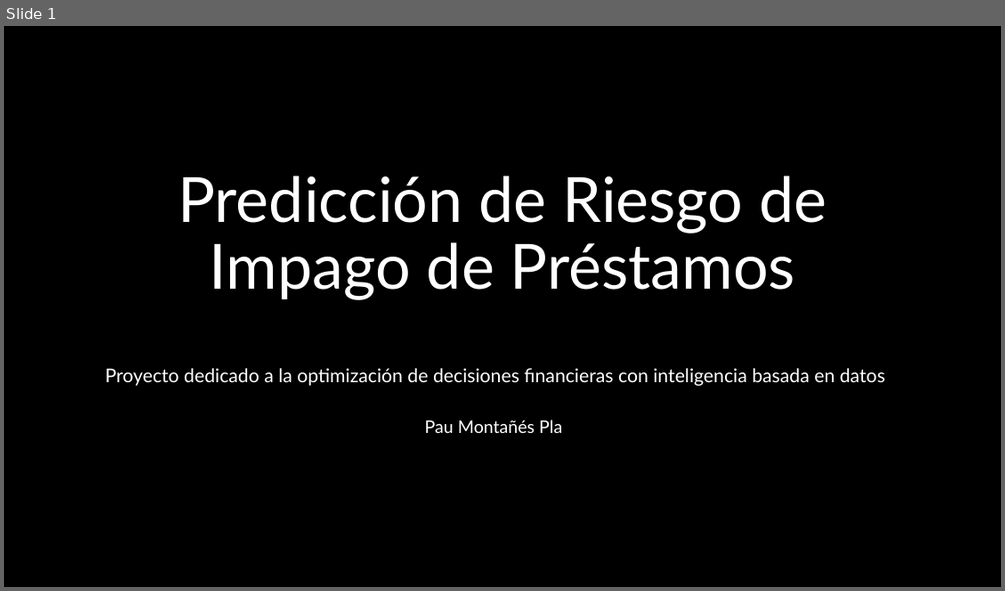
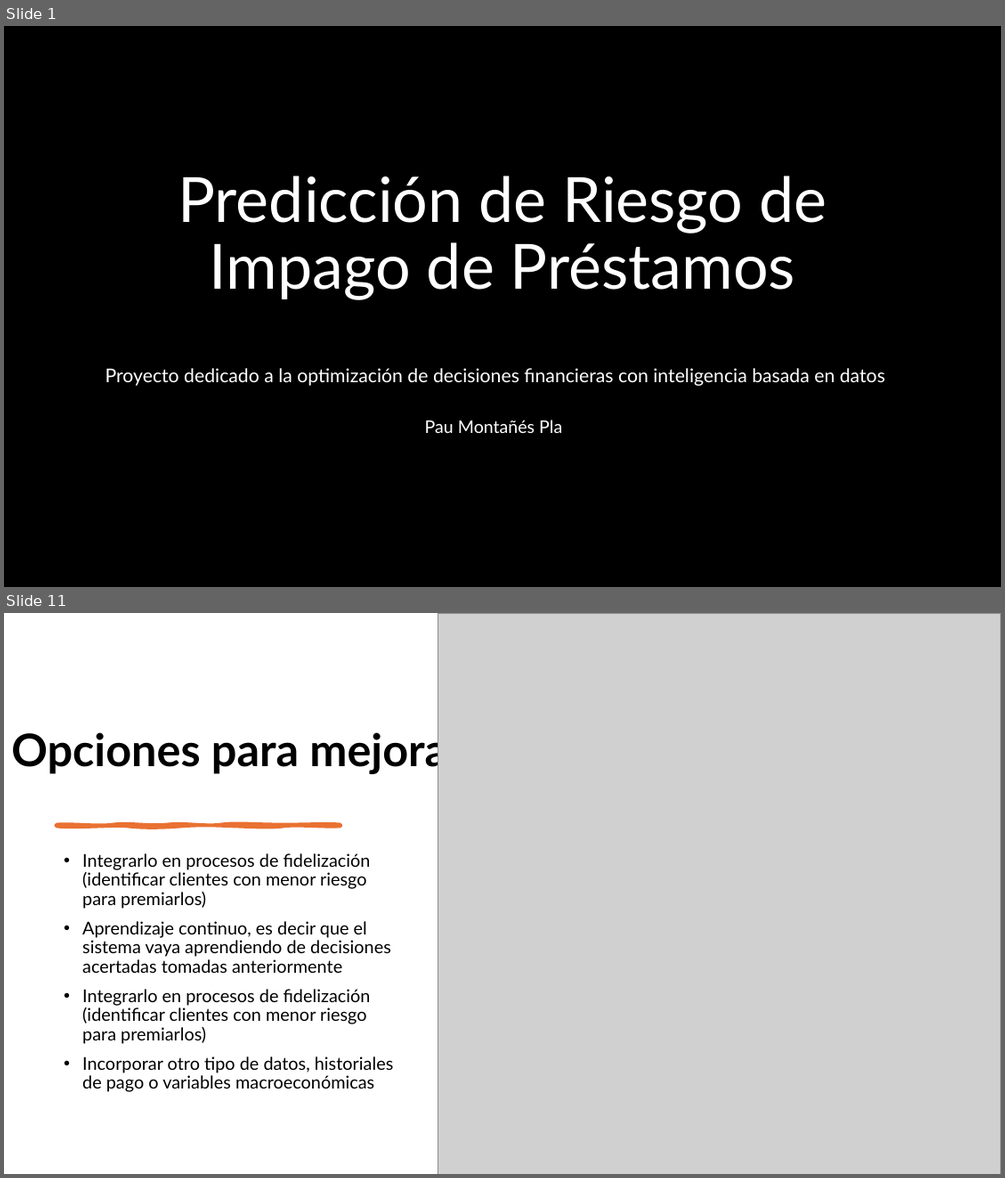
Before and after one commit to paumonty/ML_project, a slide deck: ML Proyect.pptx. Shown one above the other, each under a label of ours: slide 1 before the commit, slides 1 and 11 after it; the slides between them are not shown. The pictures are 1005x591 and 1005x1178 pixels, drawn with LibreOffice and Linux fonts; fonts in the diff are those of the drawing; grey boxes stand for pictures; background and template pictures are left out. Boxes give left, top, right and bottom in pixels: in the first picture for what was removed or moved away, otherwise in the second. Text is boxed around its words. In the diff, an @@ line names an element or a change of style, - is before the commit and + after.

Commit message:
update ppt

```diff
--- a/ML Proyect.pptx
+++ b/ML Proyect.pptx
@@ slide 11 added at [4,613,1001,1174], background #FFFFFF @@
@@ picture added at [438,613,1001,1174] @@
@@ title added at [11,728,459,774], 43.2 pt, text #000000, bold @@
+Opciones para mejora:
@@ freeform shape added at [57,825,340,826], fill #E97132, outline #E97132 3.5 pt @@
@@ text added at [82,853,393,1092], 17 pt, text #000000 @@
+• Integrarlo en procesos de fidelización (identificar clientes con menor riesgo para premiarlos)
+• Aprendizaje continuo, es decir que el sistema vaya aprendiendo de decisiones acertadas tomadas anteriormente
+• Integrarlo en procesos de fidelización (identificar clientes con menor riesgo para premiarlos)
+• Incorporar otro tipo de datos, historiales de pago o variables macroeconómicas
```
Also in this commit, not shown: 10 other slides added, 9 slides removed.
